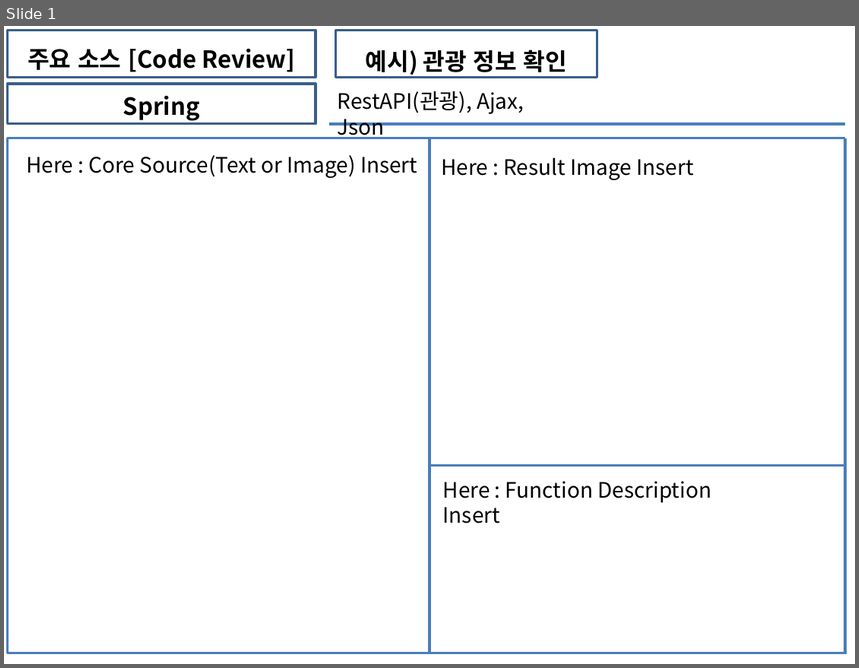
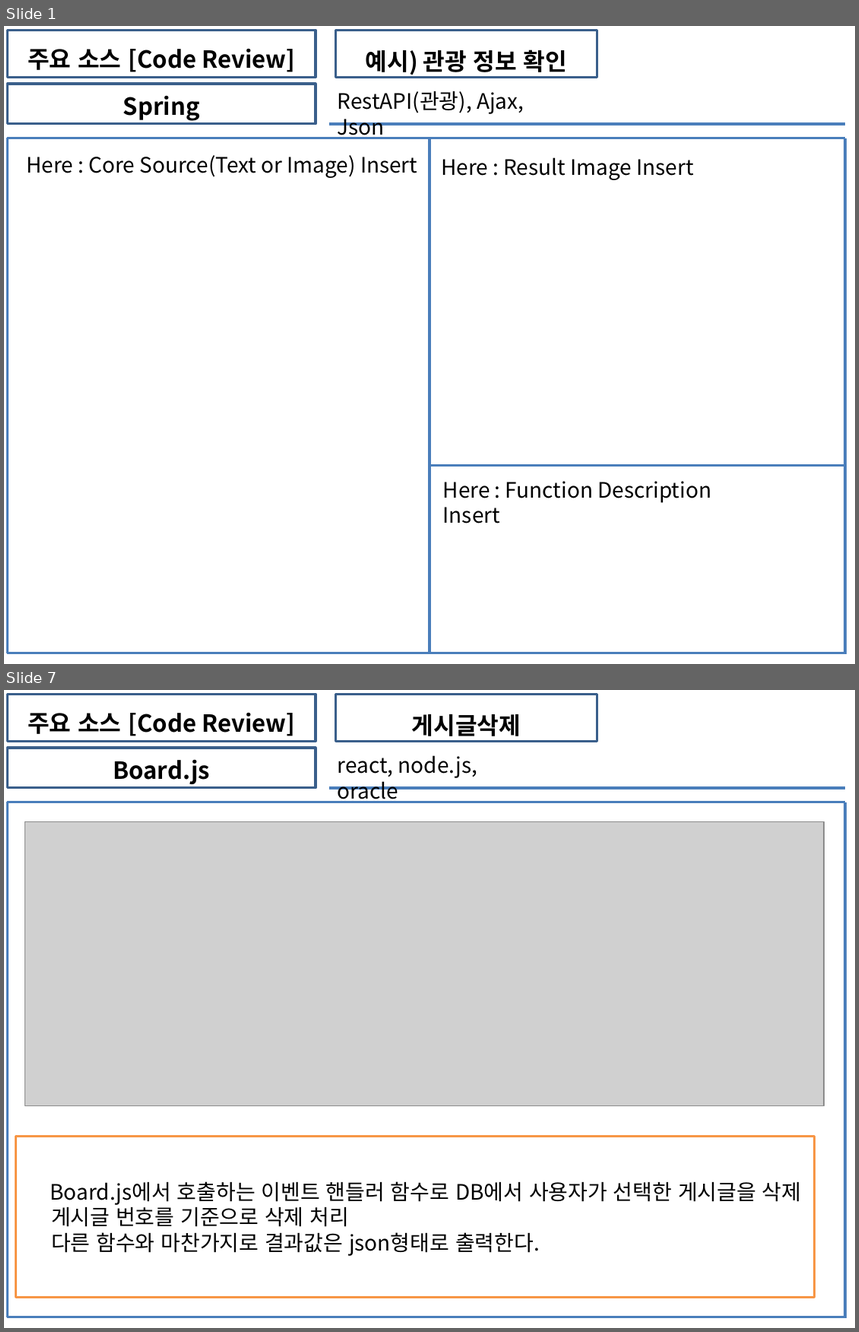
Before and after one commit to soh0256/5team, a slide deck: 개발 5팀 6차 미니 프로젝트/3) KOSMO_77기_개발 0팀_Unit_Test_보고서.pptx. Shown one above the other, each under a label of ours: slide 1 before the commit, slides 1 and 7 after it; the slides between them are not shown. The pictures are 859x668 and 859x1332 pixels, drawn with LibreOffice and Linux fonts; fonts in the diff are those of the drawing; grey boxes stand for pictures. Boxes give left, top, right and bottom in pixels: in the first picture for what was removed or moved away, otherwise in the second. Text is boxed around its words. In the diff, an @@ line names an element or a change of style, - is before the commit and + after.

Commit message:
게시판_유닛테스트

```diff
--- a/개발 5팀 6차 미니 프로젝트/3) KOSMO_77기_개발 0팀_Unit_Test_보고서.pptx
+++ b/개발 5팀 6차 미니 프로젝트/3) KOSMO_77기_개발 0팀_Unit_Test_보고서.pptx
@@ slide 7 added at (4,690,855,1328), background #FFFFFF @@
@@ rectangle added at (7,695,316,741), outline #3A5F8C 2 pt, 20 pt, text #000000, bold @@
+주요 소스 [Code Review]
@@ rectangle added at (336,695,598,741), outline #3A5F8C 2 pt, 20 pt, text #000000, bold @@
+게시글삭제
@@ rectangle added at (7,748,316,788), outline #3A5F8C 2 pt, 20 pt, text #000000, bold @@
+Board.js
@@ text added at (338,755,477,803), 18 pt, text #000000 @@
+react, node.js, oracle
@@ line added from (7, 802) to (845, 802), #4B7EBC 2.25 pt @@
@@ line added from (7, 802) to (7, 1317), #4B7EBC 2.25 pt @@
@@ line added from (329, 788) to (845, 788), #4B7EBC 2.25 pt @@
@@ line added from (845, 802) to (845, 1319), #4B7EBC 2.25 pt @@
@@ picture added at (25,822,825,1106) @@
@@ rectangle added at (16,1137,815,1298), outline #F79646 2 pt, 18 pt, text #000000 @@
+▫ Board.js에서 호출하는 이벤트 핸들러 함수로 DB에서 사용자가 선택한 게시글을 삭제
+▫ 게시글 번호를 기준으로 삭제 처리
+▫ 다른 함수와 마찬가지로 결과값은 json형태로 출력한다.
@@ line added from (845, 1143) to (845, 1143), #4B7EBC 2.25 pt @@
@@ line added from (7, 1317) to (845, 1317), #4B7EBC 2.25 pt @@
```
Also in this commit, not shown: 17 other slides added.
